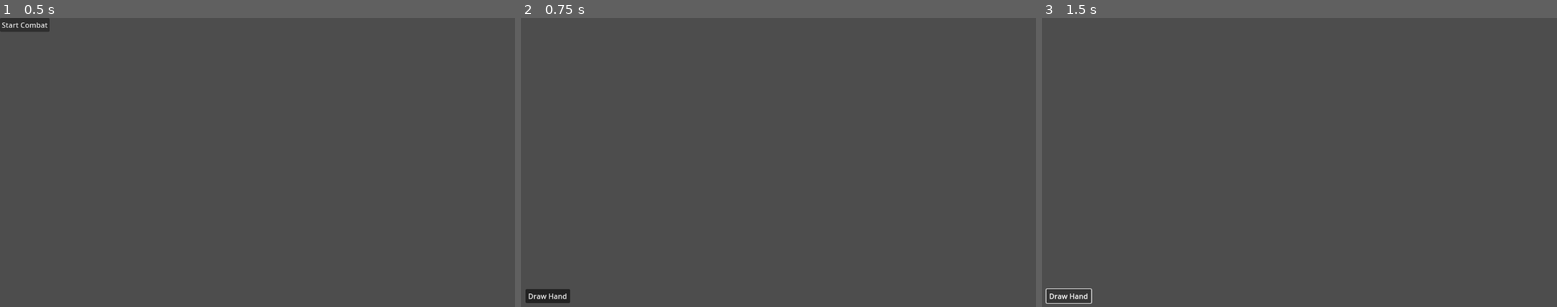
Above: before the commit, frames 1-3 (left to right).
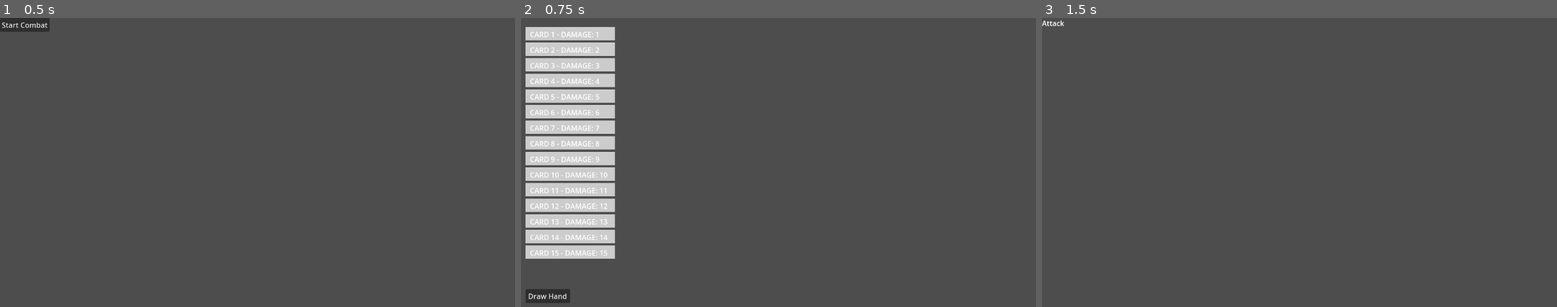
Above: after the commit, the same moments.

Repository: JosieBarber/roguelike
Game: Godot game, scene res://scenes/Main.tscn
The game is run twice, just before and just after one commit, with the same random seed, the same clock (stepped at 60 frames per second) and the same inputs.
Inputs:
- Up to frame 1 (0.5 s): no input
- Up to frame 2 (0.75 s): click "Start Combat" at 0.5 s
- Up to frame 3 (1.5 s): click "Draw Hand" at 1.25 s

Frame 1 is identical in both runs. In frame 2, 12% of the frame differs, in the area x 0-19%, y 3-84%; in frame 3, 0.2%.
Error before the commit: Attempt to call function 'get_children' in base 'null instance' on a null instance. (res://scripts/planning.gd:78)

Commit message:
Refactoring

Diff:
--- a/scenes/Planning_Phase.tscn
+++ b/scenes/Planning_Phase.tscn
@@ -1,14 +1,8 @@
-[gd_scene load_steps=3 format=3 uid="uid://duk30r0o83e5r"]
+[gd_scene load_steps=2 format=3 uid="uid://duk30r0o83e5r"]
 
-[ext_resource type="Script" path="res://scripts/player.gd" id="1"]
 [ext_resource type="Script" path="res://scripts/planning.gd" id="2"]
 
 [node name="Planning_Phase" type="Node2D"]
-
-[node name="Player" type="Node2D" parent="."]
-script = ExtResource("1")
-
-[node name="Planning" type="Node2D" parent="."]
 script = ExtResource("2")
 
 [node name="SelectedQueue" type="Node2D" parent="."]
--- a/scripts/card.gd
+++ b/scripts/card.gd
@@ -2,7 +2,7 @@
 
 extends Node2D
 
-class_name card
+class_name Card
 
 var card_name: String
 var card_effect: String
--- a/scripts/combat.gd
+++ b/scripts/combat.gd
@@ -2,8 +2,6 @@
 
 class_name Combat
 
-# Ensure the Card class is available
-const Card = preload("res://scripts/card.gd")
 
 var player: Player
 var enemy: Enemy
@@ -20,8 +18,6 @@
 
 func _initialize_player():
 	player = get_parent().get_node("Player")
-	print("Player name at combat: ", player.player_name)
-	_create_test_deck(player)
 
 func _initialize_enemy():
 	var enemGen = enemyGeneration.new()
@@ -29,17 +25,14 @@
 	enemy = possible_enemies[randi() % possible_enemies.size()]
 	enemy.prepare_deck()
 
-func _create_test_deck(player: Player):
-	# Test function to create a deck of 15 cards
-	for i in range(15):
-		var new_card = Card.new("Card " + str(i + 1), "Effect", "Clause", "Type", "Sprite", i + 1)
-		player.player_deck.append(new_card)
+func transition_to_planning_phase():
+	print("Player active deck size: ", player.active_deck.size())
+	print("Player full deck size: ", player.player_deck.size())
 
-func transition_to_planning_phase():
 	print("Transitioning to planning phase")
 	var planning_scene = get_node("Planning_Phase")
 	planning_scene.set("player", player)
 	player.copy_deck()
-	planning_scene.get_node("Planning").display_deck()
 	planning_scene.visible = true
-	# self.self_modulate = Color(1, 1, 1, 0) # Zero opacity
+	planning_scene.display_deck()
+	print(player.active_deck.size())
--- a/scripts/enemyGeneration.gd
+++ b/scripts/enemyGeneration.gd
@@ -5,68 +5,68 @@
 var areas: Dictionary = {
 	"Forest": [
 		{"name": "Goblin", "health": 50, "deck": [
-			card.new("Card 1", "Effect", "Clause", "Type", "Sprite", 1),
-			card.new("Card 2", "Effect", "Clause", "Type", "Sprite", 1),
-			card.new("Card 3", "Effect", "Clause", "Type", "Sprite", 1),
-			card.new("Card 4", "Effect", "Clause", "Type", "Sprite", 1),
-			card.new("Card 5", "Effect", "Clause", "Type", "Sprite", 1),
-			card.new("Card 6", "Effect", "Clause", "Type", "Sprite", 1),
-			card.new("Card 7", "Effect", "Clause", "Type", "Sprite", 1),
-			card.new("Card 8", "Effect", "Clause", "Type", "Sprite", 1)
+			Card.new("Card 1", "Effect", "Clause", "Type", "Sprite", 1),
+			Card.new("Card 2", "Effect", "Clause", "Type", "Sprite", 1),
+			Card.new("Card 3", "Effect", "Clause", "Type", "Sprite", 1),
+			Card.new("Card 4", "Effect", "Clause", "Type", "Sprite", 1),
+			Card.new("Card 5", "Effect", "Clause", "Type", "Sprite", 1),
+			Card.new("Card 6", "Effect", "Clause", "Type", "Sprite", 1),
+			Card.new("Card 7", "Effect", "Clause", "Type", "Sprite", 1),
+			Card.new("Card 8", "Effect", "Clause", "Type", "Sprite", 1)
 		]},
 		{"name": "Orc", "health": 80, "deck": [
-			card.new("Card 9", "Effect", "Clause", "Type", "Sprite", 1),
-			card.new("Card 10", "Effect", "Clause", "Type", "Sprite", 1),
-			card.new("Card 11", "Effect", "Clause", "Type", "Sprite", 1),
-			card.new("Card 12", "Effect", "Clause", "Type", "Sprite", 1),
-			card.new("Card 13", "Effect", "Clause", "Type", "Sprite", 1),
-			card.new("Card 14", "Effect", "Clause", "Type", "Sprite", 1),
-			card.new("Card 15", "Effect", "Clause", "Type", "Sprite", 1),
-			card.new("Card 16", "Effect", "Clause", "Type", "Sprite", 1)
+			Card.new("Card 9", "Effect", "Clause", "Type", "Sprite", 1),
+			Card.new("Card 10", "Effect", "Clause", "Type", "Sprite", 1),
+			Card.new("Card 11", "Effect", "Clause", "Type", "Sprite", 1),
+			Card.new("Card 12", "Effect", "Clause", "Type", "Sprite", 1),
+			Card.new("Card 13", "Effect", "Clause", "Type", "Sprite", 1),
+			Card.new("Card 14", "Effect", "Clause", "Type", "Sprite", 1),
+			Card.new("Card 15", "Effect", "Clause", "Type", "Sprite", 1),
+			Card.new("Card 16", "Effect", "Clause", "Type", "Sprite", 1)
 		]}
 	],
 	"Desert": [
 		{"name": "Scorpion", "health": 40, "deck": [
-			card.new("Card 17", "Effect", "Clause", "Type", "Sprite", 1),
-			card.new("Card 18", "Effect", "Clause", "Type", "Sprite", 1),
-			card.new("Card 19", "Effect", "Clause", "Type", "Sprite", 1),
-			card.new("Card 20", "Effect", "Clause", "Type", "Sprite", 1),
-			card.new("Card 21", "Effect", "Clause", "Type", "Sprite", 1),
-			card.new("Card 22", "Effect", "Clause", "Type", "Sprite", 1),
-			card.new("Card 23", "Effect", "Clause", "Type", "Sprite", 1),
-			card.new("Card 24", "Effect", "Clause", "Type", "Sprite", 1)
+			Card.new("Card 17", "Effect", "Clause", "Type", "Sprite", 1),
+			Card.new("Card 18", "Effect", "Clause", "Type", "Sprite", 1),
+			Card.new("Card 19", "Effect", "Clause", "Type", "Sprite", 1),
+			Card.new("Card 20", "Effect", "Clause", "Type", "Sprite", 1),
+			Card.new("Card 21", "Effect", "Clause", "Type", "Sprite", 1),
+			Card.new("Card 22", "Effect", "Clause", "Type", "Sprite", 1),
+			Card.new("Card 23", "Effect", "Clause", "Type", "Sprite", 1),
+			Card.new("Card 24", "Effect", "Clause", "Type", "Sprite", 1)
 		]},
 		{"name": "Bandit", "health": 70, "deck": [
-			card.new("Card 25", "Effect", "Clause", "Type", "Sprite", 1),
-			card.new("Card 26", "Effect", "Clause", "Type", "Sprite", 1),
-			card.new("Card 27", "Effect", "Clause", "Type", "Sprite", 1),
-			card.new("Card 28", "Effect", "Clause", "Type", "Sprite", 1),
-			card.new("Card 29", "Effect", "Clause", "Type", "Sprite", 1),
-			card.new("Card 30", "Effect", "Clause", "Type", "Sprite", 1),
-			card.new("Card 31", "Effect", "Clause", "Type", "Sprite", 1),
-			card.new("Card 32", "Effect", "Clause", "Type", "Sprite", 1)
+			Card.new("Card 25", "Effect", "Clause", "Type", "Sprite", 1),
+			Card.new("Card 26", "Effect", "Clause", "Type", "Sprite", 1),
+			Card.new("Card 27", "Effect", "Clause", "Type", "Sprite", 1),
+			Card.new("Card 28", "Effect", "Clause", "Type", "Sprite", 1),
+			Card.new("Card 29", "Effect", "Clause", "Type", "Sprite", 1),
+			Card.new("Card 30", "Effect", "Clause", "Type", "Sprite", 1),
+			Card.new("Card 31", "Effect", "Clause", "Type", "Sprite", 1),
+			Card.new("Card 32", "Effect", "Clause", "Type", "Sprite", 1)
 		]}
 	],
 	"Mountain": [
 		{"name": "Troll", "health": 100, "deck": [
-			card.new("Card 33", "Effect", "Clause", "Type", "Sprite", 1),
-			card.new("Card 34", "Effect", "Clause", "Type", "Sprite", 1),
-			card.new("Card 35", "Effect", "Clause", "Type", "Sprite", 1),
-			card.new("Card 36", "Effect", "Clause", "Type", "Sprite", 1),
-			card.new("Card 37", "Effect", "Clause", "Type", "Sprite", 1),
-			card.new("Card 38", "Effect", "Clause", "Type", "Sprite", 1),
-			card.new("Card 39", "Effect", "Clause", "Type", "Sprite", 1),
-			card.new("Card 40", "Effect", "Clause", "Type", "Sprite", 1)
+			Card.new("Card 33", "Effect", "Clause", "Type", "Sprite", 1),
+			Card.new("Card 34", "Effect", "Clause", "Type", "Sprite", 1),
+			Card.new("Card 35", "Effect", "Clause", "Type", "Sprite", 1),
+			Card.new("Card 36", "Effect", "Clause", "Type", "Sprite", 1),
+			Card.new("Card 37", "Effect", "Clause", "Type", "Sprite", 1),
+			Card.new("Card 38", "Effect", "Clause", "Type", "Sprite", 1),
+			Card.new("Card 39", "Effect", "Clause", "Type", "Sprite", 1),
+			Card.new("Card 40", "Effect", "Clause", "Type", "Sprite", 1)
 		]},
 		{"name": "Dragon", "health": 150, "deck": [
-			card.new("Card 41", "Effect", "Clause", "Type", "Sprite", 1),
-			card.new("Card 42", "Effect", "Clause", "Type", "Sprite", 1),
-			card.new("Card 43", "Effect", "Clause", "Type", "Sprite", 1),
-			card.new("Card 44", "Effect", "Clause", "Type", "Sprite", 1),
-			card.new("Card 45", "Effect", "Clause", "Type", "Sprite", 1),
-			card.new("Card 46", "Effect", "Clause", "Type", "Sprite", 1),
-			card.new("Card 47", "Effect", "Clause", "Type", "Sprite", 1),
-			card.new("Card 48", "Effect", "Clause", "Type", "Sprite", 1)
+			Card.new("Card 41", "Effect", "Clause", "Type", "Sprite", 1),
+			Card.new("Card 42", "Effect", "Clause", "Type", "Sprite", 1),
+			Card.new("Card 43", "Effect", "Clause", "Type", "Sprite", 1),
+			Card.new("Card 44", "Effect", "Clause", "Type", "Sprite", 1),
+			Card.new("Card 45", "Effect", "Clause", "Type", "Sprite", 1),
+			Card.new("Card 46", "Effect", "Clause", "Type", "Sprite", 1),
+			Card.new("Card 47", "Effect", "Clause", "Type", "Sprite", 1),
+			Card.new("Card 48", "Effect", "Clause", "Type", "Sprite", 1)
 		]}
 	]
 }
@@ -84,6 +84,6 @@
 # func _create_enemy_deck() -> Array:
 # 	var deck = []
 # 	for i in range(7):
-# 		var new_card = card.new("Card " + str(i + 1), "Effect", "Clause", "Type", "Sprite", 1)
+# 		var new_card = Card.new("Card " + str(i + 1), "Effect", "Clause", "Type", "Sprite", 1)
 # 		deck.append(new_card)
 # 	return deck
--- a/scripts/planning.gd
+++ b/scripts/planning.gd
@@ -9,13 +9,13 @@
 var selected_cards: Array = []
 
 func _ready():
-	player = get_parent().get_node("Player")
+	#player = get_parent().get_parent().get_node("Player")
 	# print("Planning phase ready")
 	if not player:
 		player = get_parent().get_parent().get_node("Player")
-		player._create_test_deck()
+		#player._create_test_deck()
 		player.active_deck = player.player_deck.duplicate()
-
+	#display_deck()
 	_create_draw_button()
 
 	# Initialize enemy if not already initialized
@@ -63,6 +63,7 @@
 	display_selected_queue()
 
 func display_deck():
+	print("displaying deck")
 	card_rects.clear()
 	for child in get_children():
 		if child is CardDisplay:
@@ -74,7 +75,7 @@
 		card_rects.append(Rect2(card_display.position, Vector2(200, 30)))
 
 func display_selected_queue():
-	var selected_queue = get_parent().get_node("SelectedQueue")
+	var selected_queue = get_node("SelectedQueue")
 	for child in selected_queue.get_children():
 		child.queue_free()
 	for i in range(selected_cards.size()):
@@ -102,10 +103,10 @@
 
 func transition_to_attack_phase():
 	# print(get_parent().get_parent().name)
-	var attack_scene = get_parent().get_parent().get_node("Attack_Phase")
+	var attack_scene = get_parent().get_node("Attack_Phase")
 	attack_scene._ready()
 	attack_scene.player = self.player
-	get_parent().get_node("SelectedQueue").visible = false
+	get_node("SelectedQueue").visible = false
 	self.visible = false
 	card_rects.clear()
 	attack_scene.visible = true
--- a/scripts/player.gd
+++ b/scripts/player.gd
@@ -27,10 +27,12 @@
 	pass
 
 func copy_deck():
+	active_deck.clear()
 	active_deck = player_deck.duplicate()
 
 func _create_test_deck():
 	#Test function to create a deck of 15 cards
+	player_deck.clear()
 	for i in range(15):
-		var new_card = card.new("Card " + str(i + 1), "Effect", "Clause", "Type", "Sprite", i + 1)
+		var new_card = Card.new("Card " + str(i + 1), "Effect", "Clause", "Type", "Sprite", i + 1)
 		player_deck.append(new_card)
